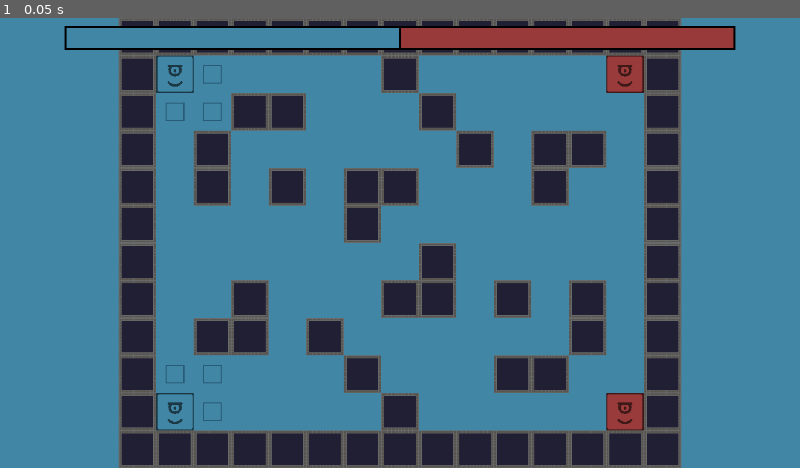
Above: before the commit, frame 1.
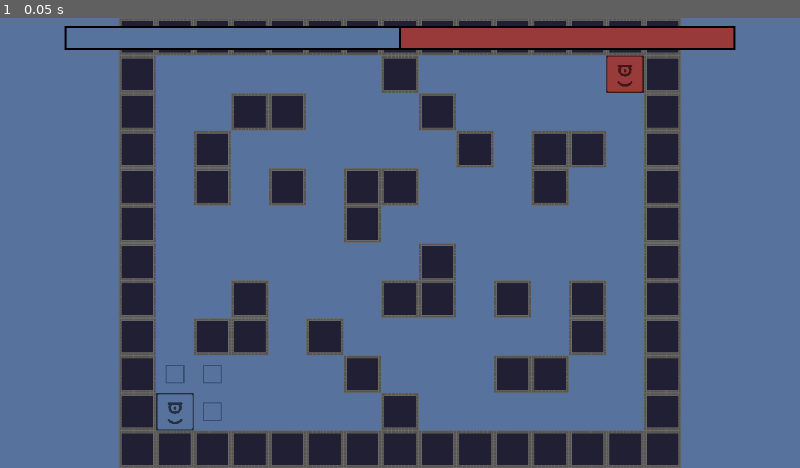
Above: after the commit, the same moment.

Repository: VoidScientist/Terrain-War
Game: Godot game, scene res://scenes/Game.tscn
Same seed, same stepped clock (60 frames per second), same inputs: the game is played once before the commit and once after it.
Inputs:
- Up to frame 1 (0.05 s): no input

The runs differ from the first frame. In frame 1, 0.6% of the frame differs, in the area x 19-81%, y 8-92%.

Commit message:
something shouldn't have existed

Diff:
--- a/scenes/Game.tscn
+++ b/scenes/Game.tscn
@@ -19,12 +19,12 @@
 position = Vector2( 0, 1 )
 tile_set = ExtResource( 2 )
 format = 1
-tile_data = PoolIntArray( 0, 2, 0, 1, 2, 0, 2, 2, 0, 3, 2, 0 …(82 unchanged characters)…  0, 13, 2, 0, 14, 2, 0, 65536, 2, 0, 65537, 0, 0, 65543, 2, 0, 65549, 1, 0, 65550, 2, 0, 131072, 2, 0, 131075, 2, 0, 131076, 2, 0, 131080, 2, 0, 131086, 2, 0, 196608, 2, 0, 196610, 2, 0, 196617, 2, 0, 196619, 2, 0, 196620, 2, 0, 196622, 2, 0, 262144, 2, 0, 262146, 2, 0, 262148, 2, 0, 262150, 2, 0, 262151, 2, 0, 262155, 2, 0, 262158, 2, 0, 327680, 2, 0, 327686, 2, 0, 327694, 2, 0, 393216, 2, 0, 393224, 2, 0, 393230, 2, 0, 458752, 2, 0, 458755, 2, 0, 458759, 2, 0, 458760, 2, 0, 458762, 2, 0, 458764, 2, 0, 458766, 2, 0, 524288, 2, 0, 524290, 2, 0, 524291, 2, 0, 524293, 2, 0, 524300, 2, 0, 524302, 2, 0, 589824, 2, 0, 589830, 2, 0, 589834, 2, 0, 589835, 2, 0, 589838, 2, 0, 655360, 2, 0, 655361, 0, 0, 655367, 2, 0, 655373, 1, 0, 655374, 2, 0, 720896, 2, 0, 720897, …(189 unchanged characters)…
+tile_data = PoolIntArray( 0, 2, 0, 1, 2, 0, 2, 2, 0, 3, 2, 0 …(82 unchanged characters)…  0, 13, 2, 0, 14, 2, 0, 65536, 2, 0, 65543, 2, 0, 65549, 1, 0, 65550, 2, 0, 131072, 2, 0, 131075, 2, 0, 131076, 2, 0, 131080, 2, 0, 131086, 2, 0, 196608, 2, 0, 196610, 2, 0, 196617, 2, 0, 196619, 2, 0, 196620, 2, 0, 196622, 2, 0, 262144, 2, 0, 262146, 2, 0, 262148, 2, 0, 262150, 2, 0, 262151, 2, 0, 262155, 2, 0, 262158, 2, 0, 327680, 2, 0, 327686, 2, 0, 327694, 2, 0, 393216, 2, 0, 393224, 2, 0, 393230, 2, 0, 458752, 2, 0, 458755, 2, 0, 458759, 2, 0, 458760, 2, 0, 458762, 2, 0, 458764, 2, 0, 458766, 2, 0, 524288, 2, 0, 524290, 2, 0, 524291, 2, 0, 524293, 2, 0, 524300, 2, 0, 524302, 2, 0, 589824, 2, 0, 589830, 2, 0, 589834, 2, 0, 589835, 2, 0, 589838, 2, 0, 655360, 2, 0, 655361, 0, 0, 655367, 2, 0, 655373, 3, 0, 655374, 2, 0, 720896, 2, 0, 720897, …(189 unchanged characters)…
 script = ExtResource( 1 )
 
 [node name="PlayerService" type="Node2D" parent="."]
 script = ExtResource( 6 )
-player_1_col = Color( 0.262745, 0.529412, 0.65098, 1 )
+player_1_col = Color( 0.345098, 0.454902, 0.619608, 1 )
 player_2_col = Color( 0.607843, 0.235294, 0.235294, 1 )
 
 [node name="Camera2D" type="Camera2D" parent="."]
--- a/scenes/main_menu.tscn
+++ b/scenes/main_menu.tscn
@@ -1,5 +1,70 @@
-[gd_scene format=2]
+[gd_scene load_steps=2 format=2]
 
-[node name="Control" type="Control"]
+[ext_resource path="res://fonts/Josefin - 30.tres" type="DynamicFont" id=1]
+
+[node name="main_menu" type="Control"]
 anchor_right = 1.0
 anchor_bottom = 1.0
+
+[node name="buttons" type="Control" parent="."]
+anchor_top = 0.5
+anchor_bottom = 0.5
+margin_left = 25.0
+margin_top = -226.0
+margin_right = 571.0
+margin_bottom = 403.0
+rect_min_size = Vector2( 500, 500 )
+
+[node name="VBoxContainer" type="VBoxContainer" parent="buttons"]
+anchor_top = 0.5
+anchor_bottom = 0.5
+margin_top = -204.0
+margin_right = 530.0
+margin_bottom = 204.0
+custom_constants/separation = 75
+
+[node name="play_button" type="Button" parent="buttons/VBoxContainer"]
+margin_right = 530.0
+margin_bottom = 86.0
+rect_min_size = Vector2( 0, 70 )
+custom_fonts/font = ExtResource( 1 )
+text = "PLAY"
+flat = true
+align = 0
+icon_align = 1
+
+[node name="create_button" type="Button" parent="buttons/VBoxContainer"]
+margin_top = 161.0
+margin_right = 530.0
+margin_bottom = 247.0
+rect_min_size = Vector2( 0, 70 )
+custom_fonts/font = ExtResource( 1 )
+text = "CREATE MAP"
+flat = true
+align = 0
+
+[node name="leave_game" type="Button" parent="buttons/VBoxContainer"]
+margin_top = 322.0
+margin_right = 530.0
+margin_bottom = 408.0
+rect_min_size = Vector2( 0, 70 )
+custom_fonts/font = ExtResource( 1 )
+text = "LEAVE"
+flat = true
+align = 0
+
+[node name="game_name" type="RichTextLabel" parent="."]
+anchor_left = 0.5
+anchor_top = 0.5
+anchor_right = 0.5
+anchor_bottom = 0.5
+margin_left = -579.5
+margin_top = -463.0
+margin_right = 579.5
+margin_bottom = -363.0
+rect_min_size = Vector2( 0, 100 )
+custom_fonts/normal_font = ExtResource( 1 )
+bbcode_enabled = true
+bbcode_text = "[center]TERRAIN WAR[center]"
+text = "TERRAIN WAR"
+scroll_active = false
--- a/scripts/map.gd
+++ b/scripts/map.gd
@@ -13,7 +13,6 @@
 var flood_fill: FloodFill
 var map: Rect2
 
-var score: Dictionary = {"p1": 1, "p2": 1}
 var max_score: int = 2
 
 var current_player: Player
@@ -128,7 +127,7 @@
 
 			av_pos += 1
 
-	if av_pos == 0 and not score["p1"] + score["p2"] >= max_score:
+	if av_pos == 0 and not players.game_finished(max_score):
 		current_player = players.change_turn()
 
 
